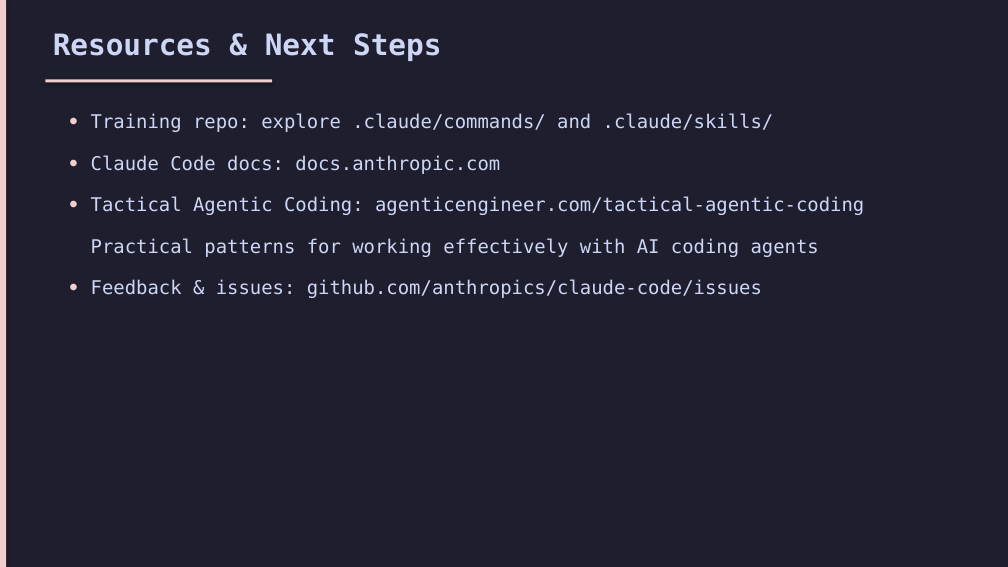
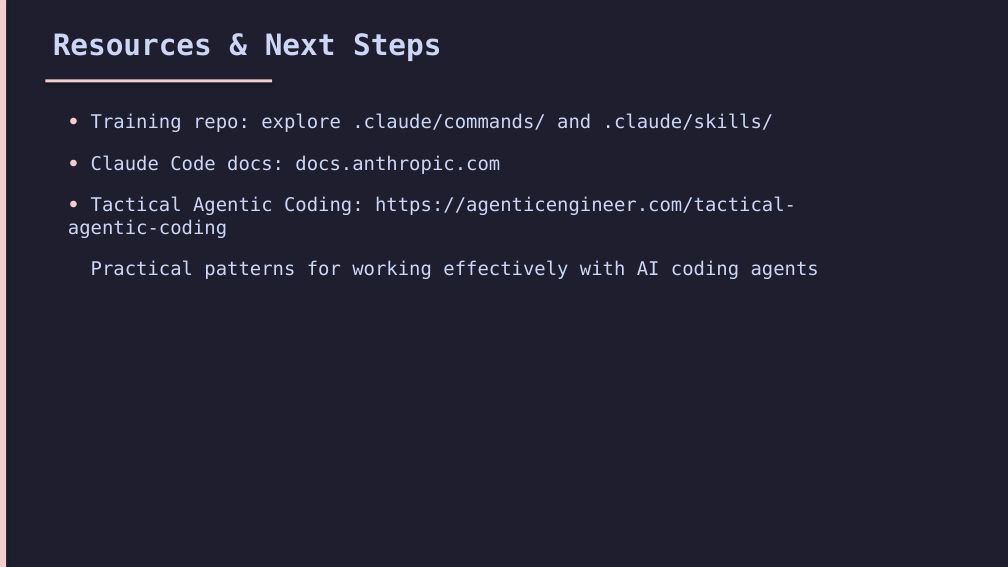
Before and after one commit to Adafy/cc-advanced-training, a slide deck: slide 46 of claude-code-advanced-training.pptx. Drawn at 1008x567 pixels with LibreOffice and Linux fonts; fonts in the diff are those of the drawing. Boxes give left, top, right and bottom in pixels: in the first picture for what was removed or moved away, otherwise in the second. Text is boxed around its words. In the diff, an @@ line names an element or a change of style, - is before the commit and + after.

```diff
--- a/claude-code-advanced-training.pptx
+++ b/claude-code-advanced-training.pptx
@@ text at (x1=68, y1=196, x2=796, y2=238): text changed @@
-• Tactical Agentic Coding: agenticengineer.com/tactical-agentic-coding
+• Tactical Agentic Coding: https://agenticengineer.com/tactical-agentic-coding
@@ text at (x1=91, y1=279, x2=762, y2=298): paragraph removed @@
-• Feedback & issues: github.com/anthropics/claude-code/issues
```
